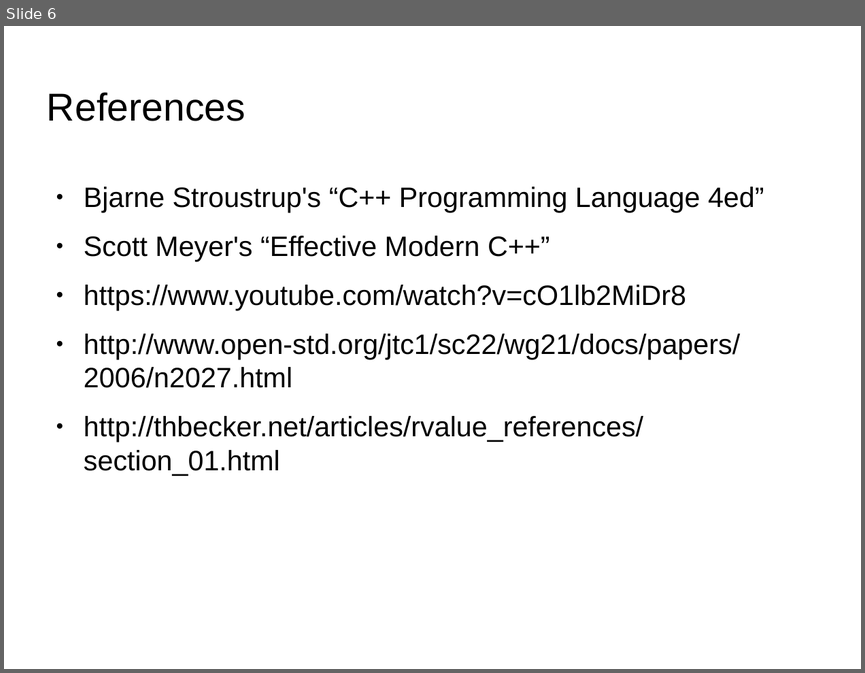
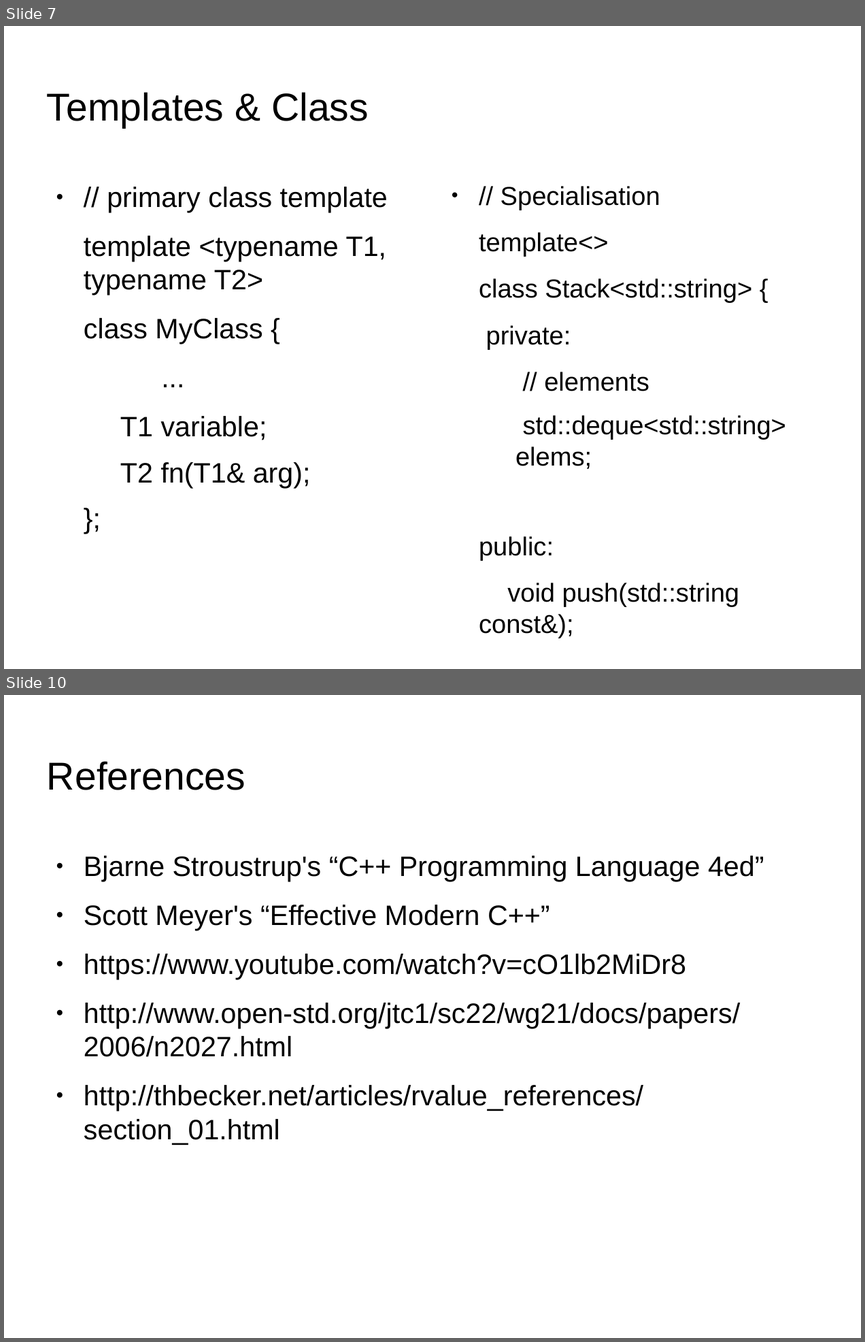
Before and after one commit to kks32/cpp-software-development, a slide deck: Ex_17_RTTI_Metaprogramming_Traits/Ex_17_RTTI_Metaprogramming_Traits.odp. Shown one above the other, each under a label of ours: slide 6 before the commit, slides 7 and 10 after it; the slides between them are not shown. The pictures are 865x673 and 865x1342 pixels, drawn with LibreOffice and Linux fonts; fonts in the diff are those of the drawing; background and template pictures are left out. Boxes give left, top, right and bottom in pixels: in the first picture for what was removed or moved away, otherwise in the second. Text is boxed around its words. In the diff, an @@ line names an element or a change of style, - is before the commit and + after.

Commit message:
Templates

```diff
--- a/Ex_17_RTTI_Metaprogramming_Traits/Ex_17_RTTI_Metaprogramming_Traits.odp
+++ b/Ex_17_RTTI_Metaprogramming_Traits/Ex_17_RTTI_Metaprogramming_Traits.odp
@@ slide 7 added at <box>4,26,861,669</box>, background picture (left out) @@
@@ title added at <box>47,92,368,128</box>, 36 pt, text #000000 @@
+Templates & Class
@@ text added at <box>84,186,388,488</box>, 26 pt, text #000000 @@
+● // primary class template
+template <typename T1, typename T2>
+class MyClass {
+...
+  T1 variable;
+  T2 fn(T1& arg);
+};
@@ text added at <box>479,186,786,638</box>, 24.1 pt, text #000000 @@
+● // Specialisation
+template<>
+class Stack<std::string> {
+private:
+  // elements
+  std::deque<std::string> elems;
+public:
+void push(std::string const&);
+  ...
+};
@@ what was slide 6 is now slide 10 @@
```
Also in this commit, not shown: 3 other slides added, 2 other files.
